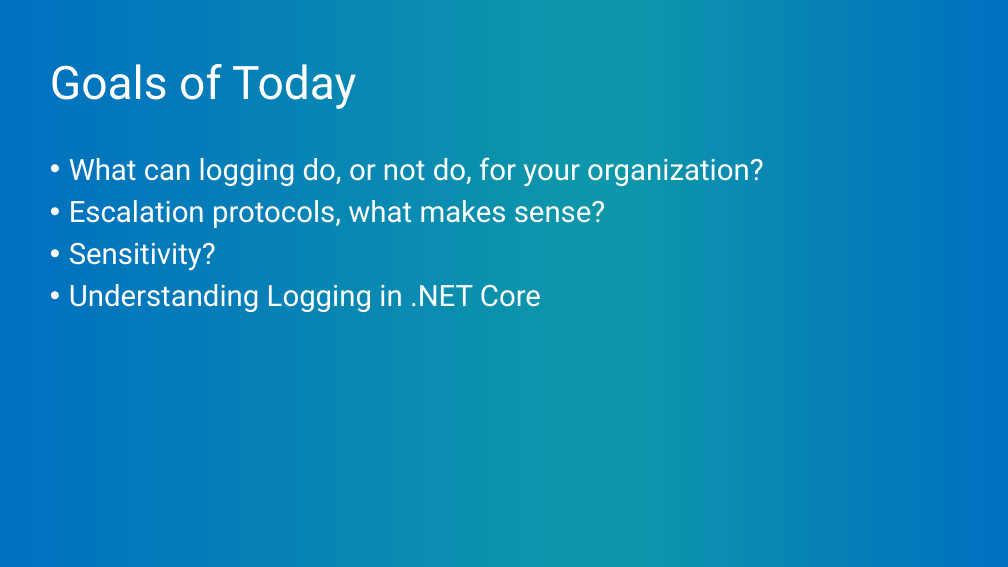
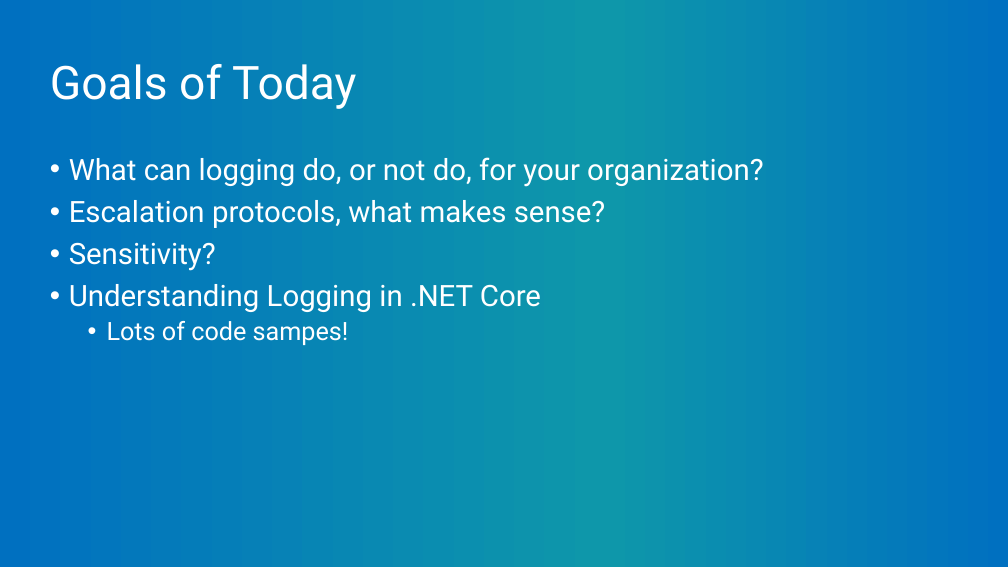
Before and after one commit to mitchelsellers/dotnetcoreloggingdemo, a slide deck: slide 5 of Presentation/But It Was Logged.pptx. Drawn at 1008x567 pixels with LibreOffice and Linux fonts; fonts in the diff are those of the drawing; background and template pictures are left out. Boxes give left, top, right and bottom in pixels: in the first picture for what was removed or moved away, otherwise in the second. Text is boxed around its words. In the diff, an @@ line names an element or a change of style, - is before the commit and + after.

```diff
--- a/Presentation/But It Was Logged.pptx
+++ b/Presentation/But It Was Logged.pptx
@@ text at bbox=[107, 321, 349, 345]: paragraph added @@
+  • Lots of code sampes!
```
Also in this commit, not shown: 9 other slides changed, 2 slides added, 4 other files.
